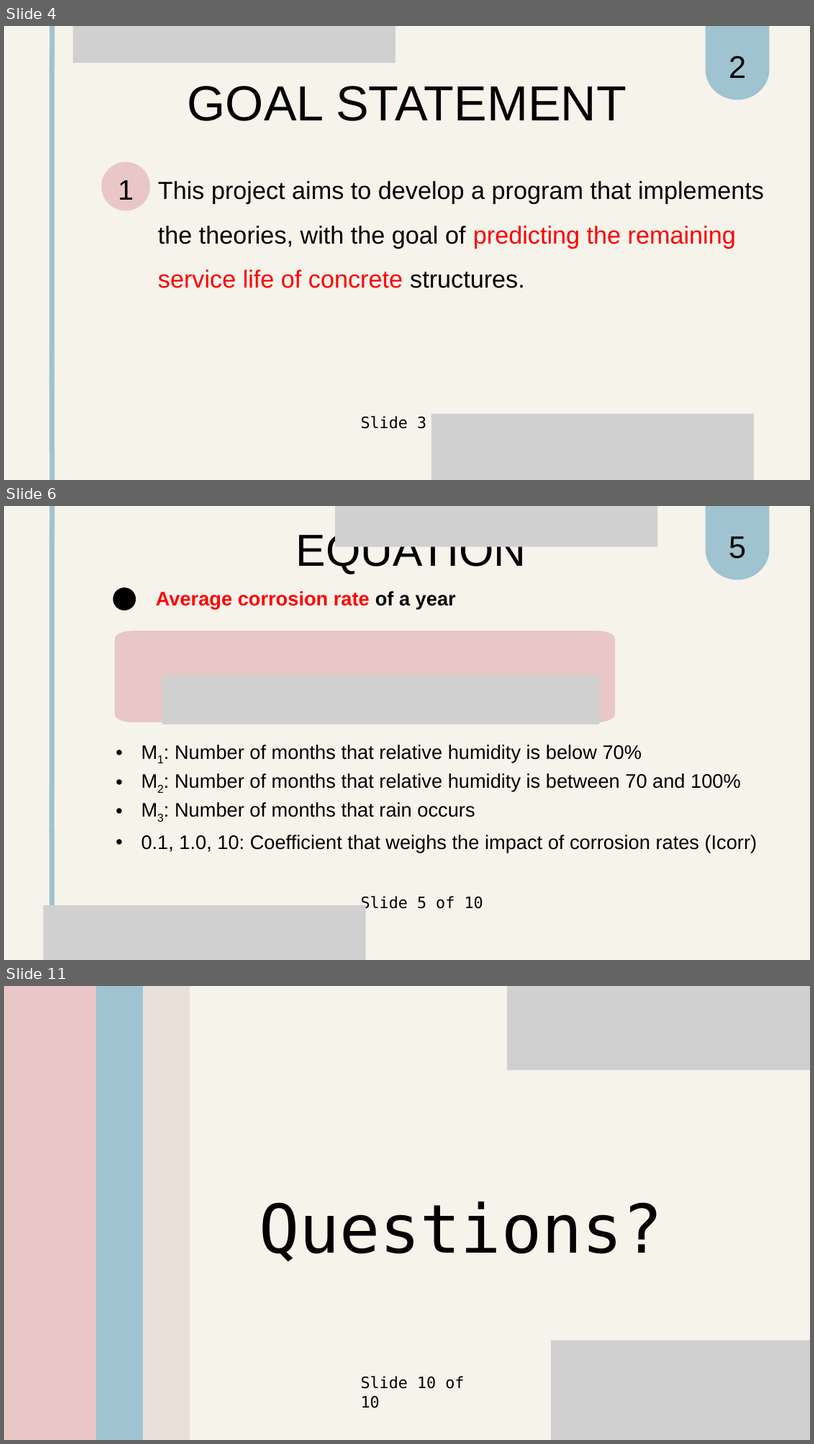
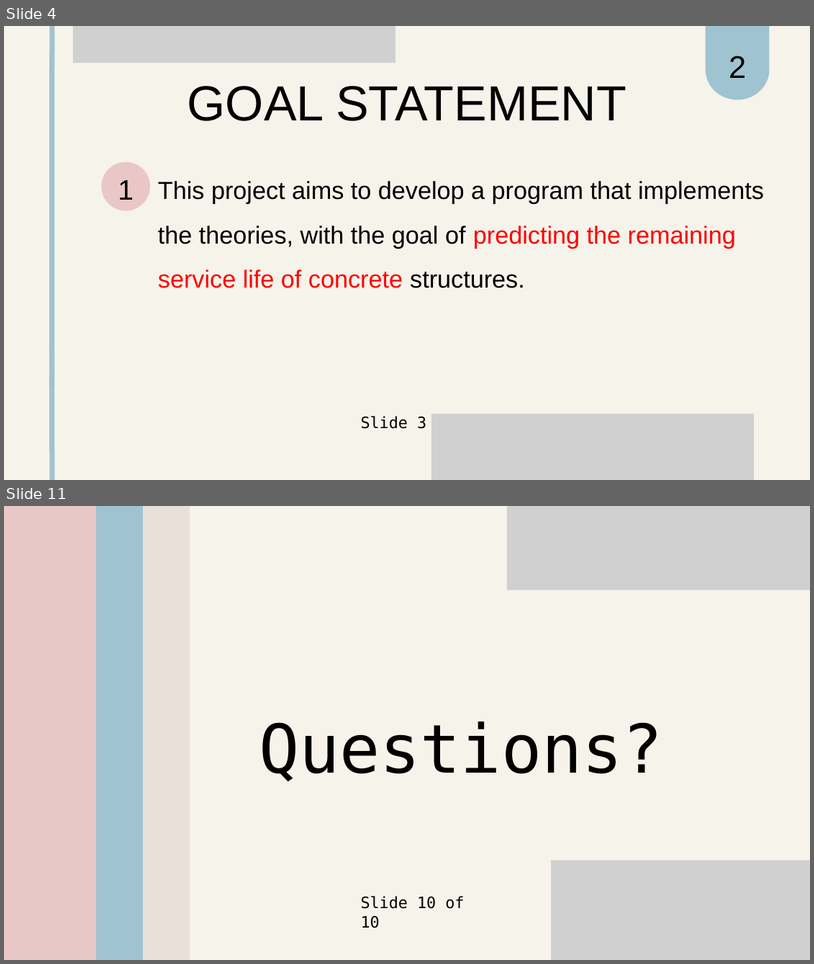
Before and after one commit to kypss94132/CAS741_YiLeng-Chen, a slide deck: docs/Presentations/SRSPresentation .pptx. Shown one above the other, each under a label of ours: slides 4, 6 and 11 before the commit, slides 4 and 11 after it; the slides between them are not shown. The pictures are 814x1444 and 814x964 pixels, drawn with LibreOffice and Linux fonts; fonts in the diff are those of the drawing; grey boxes stand for pictures. Boxes give left, top, right and bottom in pixels: in the first picture for what was removed or moved away, otherwise in the second. Text is boxed around its words. In the diff, an @@ line names an element or a change of style, - is before the commit and + after.

Commit message:
Update equation, assumption and example part

```diff
--- a/docs/Presentations/SRSPresentation .pptx
+++ b/docs/Presentations/SRSPresentation .pptx
@@ slide 6 removed at (4,506,810,960), background #F6F3EB; not listed: 1 template element that a slide beside it also shows @@
@@ line removed from (52, 840) to (52, 506) @@
@@ picture removed at (335,506,658,547) @@
@@ freeform shape removed at (706,506,769,579) @@
@@ text removed at (296,535,527,574) @@
-EQUATION
@@ text removed at (729,536,746,559) @@
-5
@@ freeform shape removed at (113,587,136,610) @@
@@ text removed at (156,591,456,609) @@
-Average corrosion rate of a year
@@ freeform shape removed at (115,631,615,722) @@
@@ picture removed at (162,675,599,724) @@
@@ text removed at (142,744,758,852) @@
-• M1: Number of months that relative humidity is below 70%
-• M2: Number of months that relative humidity is between 70 and 100%
-• M3: Number of months that rain occurs
-• 0.1, 1.0, 10: Coefficient that weighs the impact of corrosion rates (Icorr)
@@ line removed from (52, 960) to (52, 827) @@
@@ picture removed at (44,905,366,960) @@
```
Also in this commit, not shown: 3 slides changed, 3 slides added, 2 other slides removed.
